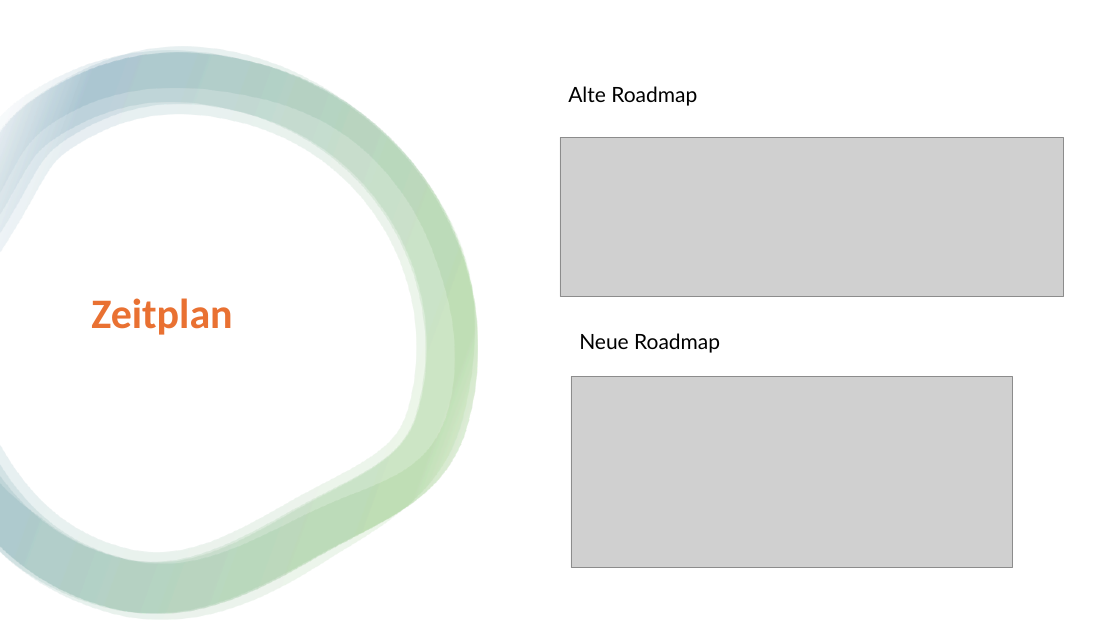
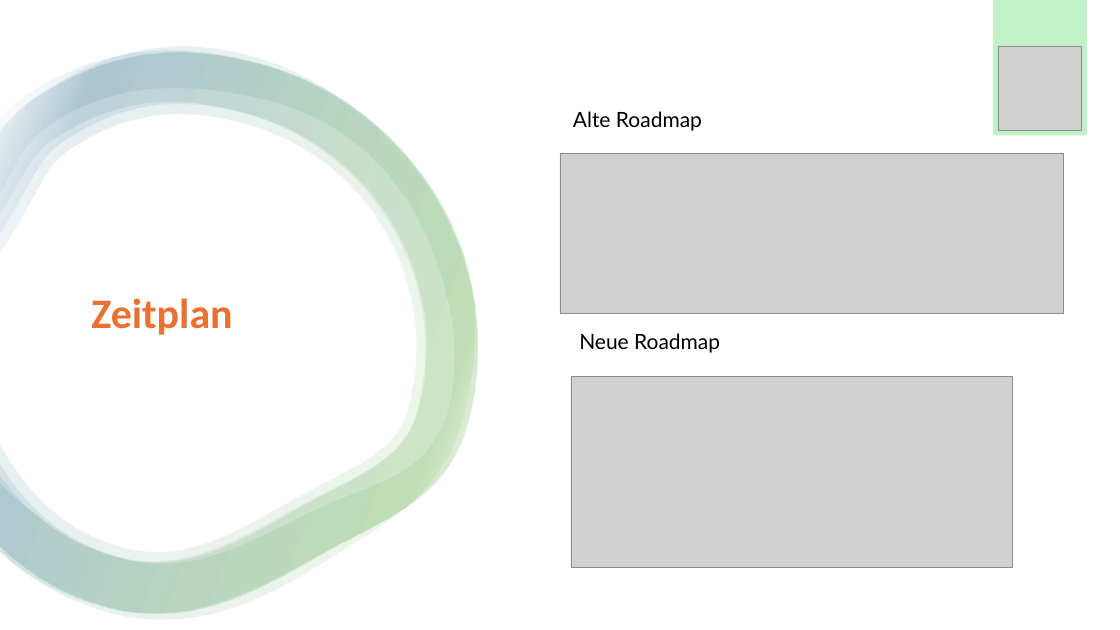
Before and after one commit to Emele-bzra/project-modul431, a slide deck: slide 13 of Material/präsentation_slarachare_games.pptx. Drawn at 1120x630 pixels with LibreOffice and Linux fonts; fonts in the diff are those of the drawing; grey boxes stand for pictures. Boxes give left, top, right and bottom in pixels: in the first picture for what was removed or moved away, otherwise in the second. Text is boxed around its words. In the diff, an @@ line names an element or a change of style, - is before the commit and + after.

```diff
--- a/Material/präsentation_slarachare_games.pptx
+++ b/Material/präsentation_slarachare_games.pptx
@@ rectangle added at <box>993,0,1087,135</box>, fill #C2F1C8 @@
@@ picture added at <box>998,47,1082,131</box> @@
@@ text "Alte Roadmap": place and size @@
-text "Alte Roadmap" at <box>568,86,697,106</box>
+text "Alte Roadmap" at <box>573,111,702,131</box>
@@ picture: place and size @@
-picture at <box>560,138,1064,297</box>
+picture at <box>560,154,1064,313</box>
```
Also in this commit, not shown: 17 other slides changed, 2 slides added.
